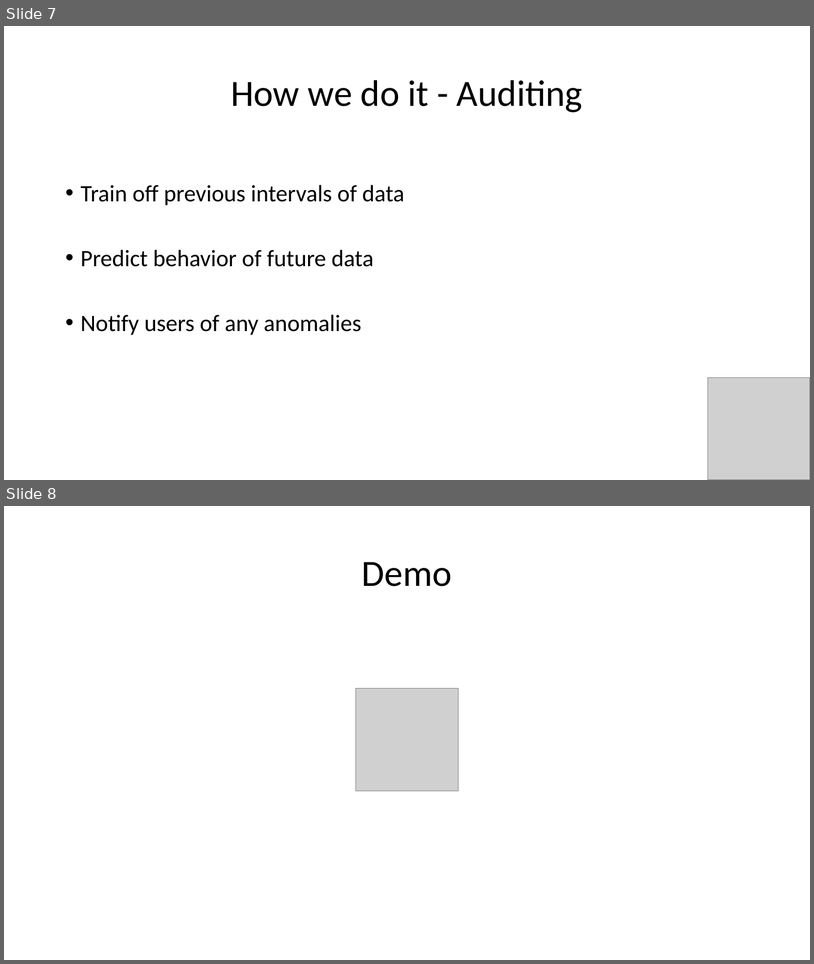
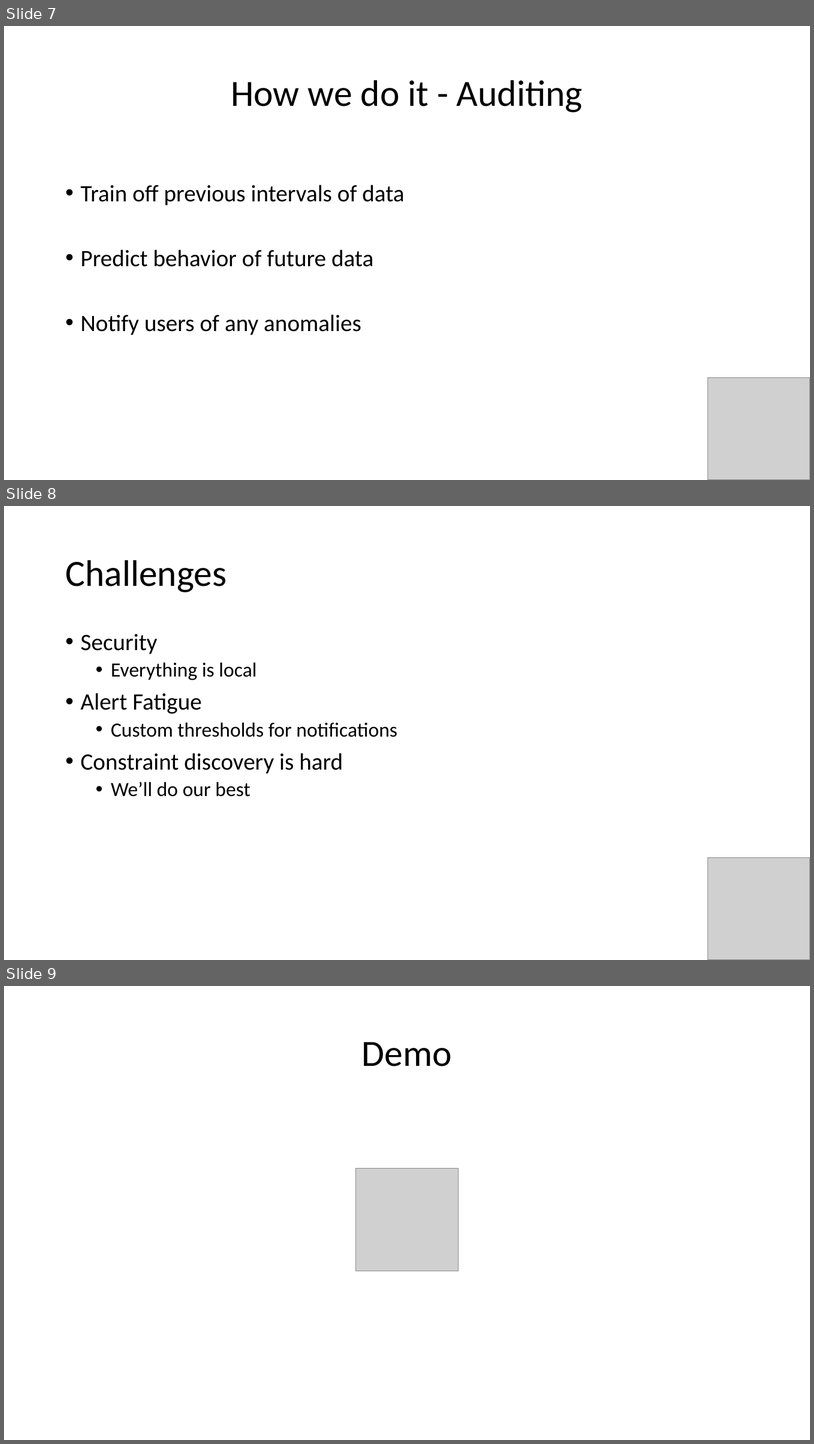
Before and after one commit to havess/daudit, a slide deck: midterm_presentation.pptx. Shown one above the other, each under a label of ours: slides 7 and 8 before the commit, slides 7, 8 and 9 after it. The pictures are 814x964 and 814x1444 pixels, drawn with LibreOffice and Linux fonts; fonts in the diff are those of the drawing; grey boxes stand for pictures. Boxes give left, top, right and bottom in pixels: in the first picture for what was removed or moved away, otherwise in the second. Text is boxed around its words. In the diff, an @@ line names an element or a change of style, - is before the commit and + after.

```diff
--- a/midterm_presentation.pptx
+++ b/midterm_presentation.pptx
@@ slide 8 added at bbox=[4, 506, 810, 960], background #FFFFFF @@
@@ title added at bbox=[65, 560, 227, 592], 44 pt, text #000000 @@
+Challenges
@@ text added at bbox=[81, 634, 398, 796], 24 pt, text #000000 @@
+• Security
+  • Everything is local
+• Alert Fatigue
+  • Custom thresholds for notifications
+• Constraint discovery is hard
+  • We’ll do our best
@@ picture added at bbox=[708, 858, 810, 960] @@
@@ what was slide 8 is now slide 9 @@
```
Also in this commit, not shown: 1 slide changed, 4 other slides added.
